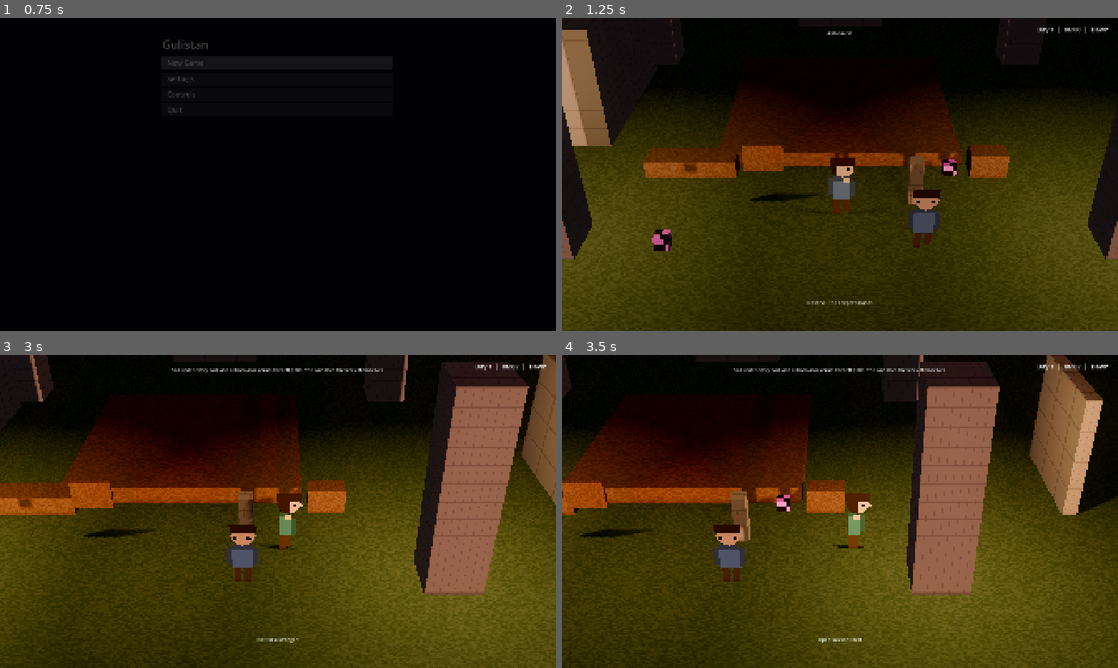
Above: before the commit, frames 1-4 (two rows, left to right).
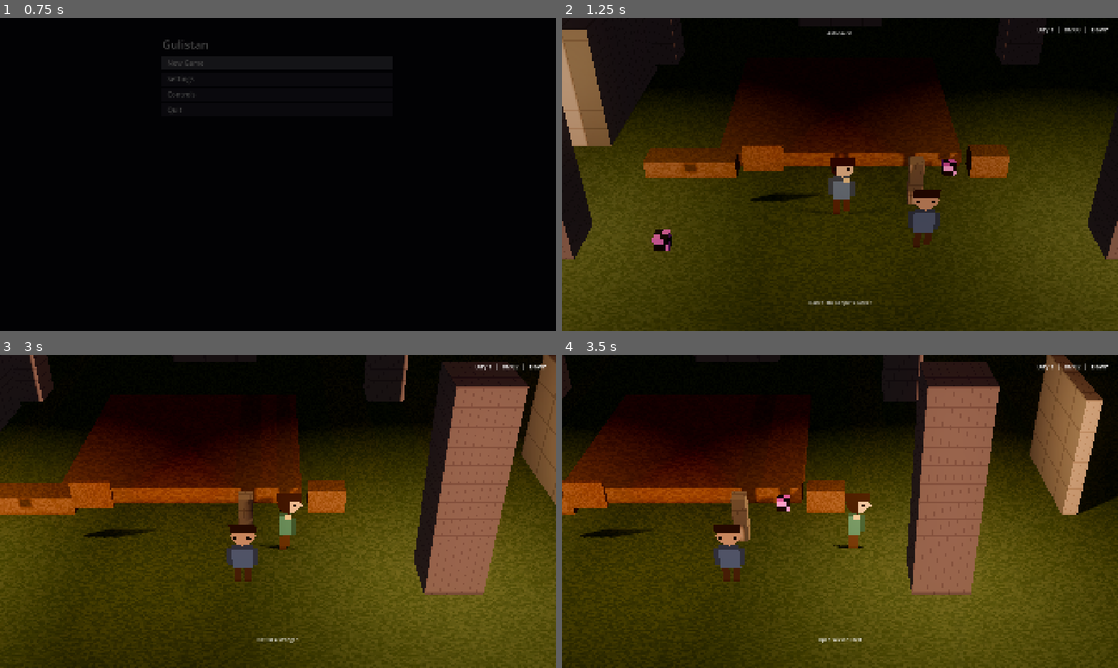
Above: after the commit, the same moments.

Repository: Raiyan-Bashar-29/HD-2D-game-base-non-combat-
Game: Godot game, scene res://scenes/boot/game_root.tscn
Same seed, same stepped clock (60 frames per second), same inputs: the game is played once before the commit and once after it.
Inputs (mouse positions are in pixels of both pictures, inside the frame that each line leads up to):
- Up to frame 1 (0.75 s): click "New Game" at 0.5 s
- Up to frame 2 (1.25 s): no input
- Up to frame 3 (3 s): tap Enter (ui_accept) at 1.25, 1.52 s; move the mouse to (400, 495) at 1.27 s; hold D (move_right) 1.28-2 s; tap E (interact) at 1.35 s; click (400, 495) at 1.42 s; tap Shift (run) at 1.55 s; drag from (166, 527) to (250, 574) at 2.02 s; move the mouse to (333, 442) at 2.77 s; hold D (move_right) from 2.78 s (still down); tap Mouse wheel up (cam_zoom_in) at 2.85 s
- Up to frame 4 (3.5 s): keep holding D (move_right); tap Shift (run) at 3.05 s

Frame 1 is identical in both runs. In frame 2, less than 0.1% of the frame differs, in the area x 44-56%, y 90-92%; in frame 3, 0.3%, in the area x 30-69%, y 4-6%; in frame 4, 0.3%.

Commit message:
T5.20: the selection nothing asserted, and the tie it got wrong
`interaction_test.gd`'s MUST NOT line has said since WP-02 that the
sensor's ranking "needs real geometry and belongs in a scene-level
test". That test was never written, so the rule every interactable
rests on -- the one the sensor's own header calls the actual problem it
solves, because "detection is trivial; selection is not" -- had no
assertion in a suite of 2,076, and `Speaker` and `Readable`, two of the
eleven prefabs `AUTHORING.md` tells a consuming game to place, had no
scene-level assertions at all. Gotcha 54's shape at the top of the
interaction stack: `interaction_test.gd` proved what an object does
once chosen, `turn_test.gd` proved the turn once it is, and between
them sat the decision neither made.

`tests/unit/selection_test.gd`, 24 assertions with real geometry.

AND IT FOUND A REAL DEFECT ON ITS FIRST RUN -- gotcha 73. `_select()`
broke a scoring tie with `a.name < b.name`, but `Node.name` is a
`StringName` and `<` on two of those compares their INTERNED ADDRESSES,
not their text, so ties were ordered by script and scene load order
while the comment above the line promised the NAME. Measured both ways
in one run, same pair: StringName said `Z_later < A_earlier`, String
said the opposite. The comment was half true, which is why it survived
eight rungs -- an address does not move, so the order WAS stable within
a run; it simply was never the name, so an author numbering two
overlapping objects to choose between them was ignored. One cast fixes
it. The first probe of the comparison said the language was innocent
and agreed by coincidence, which is gotcha 70 turned around.

`InteractionSensor` gains one public method, `cycle()`, because the
synchronous suite provably cannot press a key: `parse_input_event` is
buffered until a flush that never comes mid-run, and `action_press`
lands but then leaves the action reading `is_action_just_pressed()`
true for the whole run, which would cycle every other case's sensor.
Same reasoning as `is_suspended()`. The binding is still proved
windowed by `dev_stage.gd --cycle`.

MINOR, 4.4.0. Twelve rungs and seven checkers green; suite 2,076 ->
2,100, exit 0. Five plants, each failing a DIFFERENT set -- tie-break
reverted 3, priority term 1, facing term 1, cycle offset ignored 4,
lone-candidate guard 1 -- which is what says they are not one
assertion five times.

Co-Authored-By: Claude Opus 5 <noreply@anthropic.com>

Diff:
--- a/project.godot
+++ b/project.godot
@@ -62,7 +62,7 @@
 ; when the base gains something a game may ignore, the patch when nothing a game wrote is
 ; affected. That promise is stated in full in docs/UPGRADING.md and encoded in
 ; src/core/util/template_version.gd, which reads this setting and is what the boot banner prints.
-base/version="4.3.0"
+base/version="4.4.0"
 
 [debug]
 
--- a/src/gameplay/interaction/interaction_sensor.gd
+++ b/src/gameplay/interaction/interaction_sensor.gd
@@ -103,6 +103,32 @@
 	return _current
 
 
+## SELECT PAST THE CURRENT TARGET, and report whether there was anywhere to go. Returns false
+## when the player is beside a single object, which is the ordinary case and not a failure: the
+## caller then falls through to the interact key rather than swallowing it.
+##
+## PUBLIC, AND FOR THE REASON `is_suspended()` IS. The cycle used to live inline in
+## `_handle_input`, reachable only by pressing Tab — and the suite is synchronous, so it cannot
+## press anything: `Input.parse_input_event` is buffered until a main-loop flush that never
+## comes mid-run, and `Input.action_press` does land but leaves the action reading
+## `is_action_just_pressed() == true` for the whole run, because the process-frame counter never
+## advances inside one `_ready()`. That stuck key then cycles every OTHER case's sensor. So the
+## override that every overlapping object rests on was unassertable, and said so in
+## `interaction_test.gd`'s own MUST NOT line for four phases. The key binding is still proved
+## windowed, by `dev_stage.gd --cycle`; this is the decision it makes.
+func cycle() -> bool:
+	if _candidates.size() <= 1:
+		return false
+	_cycle += 1
+	_hold = 0.0
+	_current = _select()
+	_announce()
+	# Cycling is a deliberate change of target and always deserves the turn, on the same
+	# terms as any other: only while standing, which a cycling player always is.
+	_turn_to_target(true)
+	return true
+
+
 ## TURN THE PLAYER TOWARDS WHAT THE PROMPT IS OFFERING, at the two moments it means anything:
 ## the target changed, or they just came to a stop with one selected.
 ##
@@ -164,14 +190,7 @@
 		_hold = 0.0
 		return
 
-	if Input.is_action_just_pressed(Actions.INTERACT_CYCLE) and _candidates.size() > 1:
-		_cycle += 1
-		_hold = 0.0
-		_current = _select()
-		_announce()
-		# Cycling is a deliberate change of target and always deserves the turn, on the same
-		# terms as any other: only while standing, which a cycling player always is.
-		_turn_to_target(true)
+	if Input.is_action_just_pressed(Actions.INTERACT_CYCLE) and cycle():
 		return
 
 	var needed: float = hold_needed()
@@ -199,11 +218,21 @@
 		return null
 	# Stable order: score descending, then name, so physics callback order cannot reshuffle
 	# the prompt between frames.
+	#
+	# `String(...)`, AND THE CAST IS THE WHOLE OF WHY THIS LINE IS CORRECT. `Node.name` is a
+	# StringName, and `<` on two StringNames compares their INTERNED ADDRESSES rather than
+	# their text — so this read `a.name < b.name` for four phases and ordered ties by whichever
+	# name the engine happened to intern first, which is script and scene load order. Measured
+	# both ways in one run: for the same pair, StringName said `Z_later < A_earlier` and String
+	# said the opposite. The comment above was therefore half true — the order was stable within
+	# a run, because an address does not move — and half false, because it was never the NAME,
+	# so an author numbering two overlapping objects to choose between them was ignored, and the
+	# answer could differ between a fresh boot and the same objects reached another way.
 	ranked.sort_custom(func(a: Interactable, b: Interactable) -> bool:
 		var sa: float = _score(a)
 		var sb: float = _score(b)
 		if is_equal_approx(sa, sb):
-			return a.name < b.name
+			return String(a.name) < String(b.name)
 		return sa > sb)
 	return ranked[posmod(_cycle, ranked.size())]
 
--- a/tests/test_runner.gd
+++ b/tests/test_runner.gd
@@ -80,6 +80,7 @@
 	"res://tests/unit/settings_consumers_test.gd",
 	"res://tests/unit/settings_effects_test.gd",
 	"res://tests/unit/audio_duck_test.gd",
+	"res://tests/unit/selection_test.gd",
 ]
 
 var _passed: int = 0
--- a/tests/unit/interaction_test.gd
+++ b/tests/unit/interaction_test.gd
@@ -3,8 +3,9 @@
 ## simulated input: a gate that refuses until a lever is thrown, and object state that
 ## survives the object being destroyed and rebuilt.
 ##
-## OWNS: assertions about interactables. MUST NOT: assert on the sensor's ranking, which
-## needs real geometry and belongs in a scene-level test.
+## OWNS: assertions about interactables. MUST NOT: assert on the sensor's ranking, which needs
+## real geometry — that is `selection_test.gd`, which T5.20 finally wrote and which found the
+## tie-break defect this line's absence had been hiding since WP-02.
 
 var _gate: Gate = null
 var _lever: Lever = null
--- /dev/null
+++ b/tests/unit/selection_test.gd
@@ -0,0 +1,326 @@
+extends TestCase
+## SELECTION, WITH REAL GEOMETRY: which of several overlapping objects the sensor decides the
+## player means, and the override that lets them disagree.
+##
+## WHY THIS FILE EXISTS, IN ANOTHER FILE'S WORDS. `interaction_test.gd`'s MUST NOT line has said
+## since WP-02 that the ranking "needs real geometry and belongs in a scene-level test", and
+## that test was never written. So the rule EVERY interactable rests on — the one the sensor's
+## own header calls the actual problem it solves, because "detection is trivial; selection is
+## not" — was asserted nowhere, in a suite of two thousand assertions. This is gotcha 54's shape
+## at the top of the interaction stack: `interaction_test.gd` proves what an object DOES once it
+## is chosen, `turn_test.gd` proves the turn once it is, and between them sits the decision
+## neither one makes.
+##
+## THE SENSOR IS DRIVEN BY HAND, on `turn_test.gd`'s precedent: the suite is synchronous, so
+## `_physics_process` is called with a delta and candidates arrive by emitting
+## `Area3D.area_entered`. Both are public engine surfaces. Nothing here awaits a frame, and the
+## cycle goes through `InteractionSensor.cycle()` rather than through a faked keypress — see
+## that method's own header for why a faked one cannot work inside this suite.
+##
+## EVERY DISTANCE IS A FRACTION OF THE SENSOR'S OWN REACH, never a metre count. `max_distance`
+## is exported, so a consuming game that gives the player longer arms must not fail this file —
+## and a case that wrote 1.0 would. The same discipline `interaction_test.gd` applies to a
+## gate's shake amplitude.
+##
+## OWNS: the ranking — priority, then proximity, then facing, then the name tie-break — what
+##   falls out of the candidate set, the cycle override, and that `Readable` and `Speaker` reach
+##   the bus through a real selection.
+## MUST NOT: assert what any object DOES once chosen (interaction_test), re-assert the turn or
+##   its occasions (turn_test), or name demo content.
+
+## One physics step at 60Hz. The value is irrelevant to every assertion here; the CALL is not.
+const STEP: float = 1.0 / 60.0
+## Fast enough to re-aim `_track_facing`, whose own threshold is well below this.
+const WALK_SPEED: float = 2.0
+
+## Fractions of the sensor's reach, so nothing here hard-codes a metre.
+const CLOSE: float = 0.4
+const MIDDLE: float = 0.6
+const FAR: float = 0.8
+## Past the reach, so the score is -INF and the object leaves the RANKING without leaving the
+## candidate set — which is the distinction this case exists to be able to tell apart.
+const UNREACHABLE: float = 1.5
+
+const SIGN_SCENE: String = "res://scenes/objects/sign.tscn"
+const SPEAKER_SCENE: String = "res://scenes/objects/speaker.tscn"
+## Deliberately not in strings.csv: tr() returns a missing key unchanged, so the assertion
+## compares against the key itself and cannot pass by translation.
+const SIGN_TEXT: String = "fixture.sign.text"
+
+var _body: CharacterBody3D = null
+var _sensor: InteractionSensor = null
+var _reach: float = 0.0
+
+
+func run() -> void:
+	plan(24)
+	_priority_beats_proximity()
+	_proximity_decides_between_equal_priorities()
+	_facing_decides_between_equidistant_objects()
+	_a_tie_is_broken_by_name_not_by_arrival_order()
+	_out_of_reach_and_unavailable_leave_the_ranking()
+	_the_cycle_walks_the_ranking_and_wraps()
+	_a_lone_candidate_has_nothing_to_cycle_to()
+	_the_two_unasserted_prefabs_reach_the_bus_through_a_real_selection()
+
+
+## THE RULE THE SENSOR WAS BUILT FOR, quoted from its own header: "a player facing a lever with
+## a sign fractionally closer will press the button and read the sign, which reads as a bug."
+##
+## BOTH DIRECTIONS, because the first assertion alone would pass on a ranking that had simply
+## preferred the farther object. Dropping the priority to zero and re-ranking is what says the
+## AUTHORED INTENT was the cause: no geometry changed between these two frames.
+func _priority_beats_proximity() -> void:
+	_a_sensor()
+	var near: Interactable = _a_target("A_near", CLOSE)
+	var far: Interactable = _a_target("B_far", FAR)
+	far.interact_priority = 1
+	_sensor._physics_process(STEP)
+	equal("an authored priority takes the prompt from a nearer object",
+		_sensor.current() == far, true)
+
+	far.interact_priority = 0
+	_sensor._physics_process(STEP)
+	equal("and with the priority gone the nearer object takes it back, same geometry",
+		_sensor.current() == near, true)
+	_tear_down()
+
+
+## Equal priority, so the second term decides. Both sit on the same axis, which holds the facing
+## term identical between them and leaves distance as the only difference.
+func _proximity_decides_between_equal_priorities() -> void:
+	_a_sensor()
+	var near: Interactable = _a_target("A_near", CLOSE)
+	var far: Interactable = _a_target("B_far", FAR)
+	_sensor._physics_process(STEP)
+	equal("between equals the nearer object is the one meant", _sensor.current() == near, true)
+
+	# Move the world rather than the ranking: the object that WAS far is now the close one.
+	near.global_position = _ahead(FAR)
+	far.global_position = _ahead(CLOSE)
+	_sensor._physics_process(STEP)
+	equal("and the selection follows the geometry when the objects move",
+		_sensor.current() == far, true)
+	_tear_down()
+
+
+## THE FACING TERM, AND `_track_facing` WITH IT. Two objects the same distance away on opposite
+## sides: the one the player is pointing at wins, and walking the other way hands it over. That
+## second frame is the whole path rather than the arithmetic — it fails if velocity stops
+## reaching `_facing`, which no assertion anywhere else would notice.
+func _facing_decides_between_equidistant_objects() -> void:
+	_a_sensor()
+	var ahead: Interactable = _a_target("A_ahead", CLOSE)
+	var behind: Interactable = _a_target("B_behind", CLOSE)
+	behind.global_position = _ahead(-CLOSE)
+
+	_body.velocity = _forward() * WALK_SPEED
+	_sensor._physics_process(STEP)
+	equal("of two objects equally close, the one being faced is the one meant",
+		_sensor.current() == ahead, true)
+
+	_body.velocity = _forward() * -WALK_SPEED
+	_sensor._physics_process(STEP)
+	equal("and turning round hands the prompt to the other one, nothing having moved",
+		_sensor.current() == behind, true)
+	_tear_down()
+
+
+## THE TIE-BREAK, which the sensor's header justifies as stability: "ties are broken by node name
+## so the order is stable frame to frame rather than dependent on physics callback order."
+##
+## THE TWO OBJECTS ARE AT THE SAME POINT, so every scored term is identical and the name is the
+## only thing left. AND THEY ARE HANDED OVER IN REVERSE NAME ORDER, which is the half that can
+## actually fail: a sort that had quietly become a no-op would return the first CANDIDATE, and
+## with the candidates arriving in name order that is the same answer the rule gives.
+func _a_tie_is_broken_by_name_not_by_arrival_order() -> void:
+	_a_sensor()
+	var later: Interactable = _a_target("Z_later", CLOSE)
+	var earlier: Interactable = _a_target("A_earlier", CLOSE)
+	_sensor._physics_process(STEP)
+	equal("the earlier name wins a dead tie", _sensor.current() == earlier, true)
+	equal("and not the one that was handed over first", _sensor.current() == later, false)
+
+	_sensor._physics_process(STEP)
+	equal("and it is the same object on the next frame, which is what stable means",
+		_sensor.current() == earlier, true)
+	_tear_down()
+
+
+## WHAT IS IN THE CANDIDATE SET AND NOT IN THE RANKING. Both exclusions are reversed in place, so
+## neither assertion can be satisfied by a sensor that simply never selected anything — which a
+## bare "it is null" would be.
+func _out_of_reach_and_unavailable_leave_the_ranking() -> void:
+	_a_sensor()
+	var target: Interactable = _a_target("A_only", UNREACHABLE)
+	_sensor._physics_process(STEP)
+	equal("an object past the sensor's reach is a candidate and not a choice",
+		_sensor.current() == null, true)
+
+	target.global_position = _ahead(CLOSE)
+	_sensor._physics_process(STEP)
+	equal("and it becomes the choice the moment it is in reach",
+		_sensor.current() == target, true)
+
+	# set_available, not the field: it emits availability_changed, which is the path the game
+	# takes when a gate unlocks beside a player already standing there.
+	target.set_available(false)
+	_sensor._physics_process(STEP)
+	equal("an object present but inert is not offered", _sensor.current() == null, true)
+	_tear_down()
+
+
+## THE OVERRIDE. Three objects at three distances, so the ranking is total and known, and the
+## cycle walks it in order and comes back round.
+##
+## THE LAST ASSERTION IS THE ONE WITH TEETH. `_physics_process` re-selects every frame, so if the
+## cycle offset were reset there — which is exactly what happens when the ranking's best changes
+## — the player's deliberate choice would be silently taken back one frame later, and the four
+## assertions above it would every one still pass.
+func _the_cycle_walks_the_ranking_and_wraps() -> void:
+	_a_sensor()
+	var first: Interactable = _a_target("A_first", CLOSE)
+	var second: Interactable = _a_target("B_second", MIDDLE)
+	var third: Interactable = _a_target("C_third", FAR)
+	_sensor._physics_process(STEP)
+	equal("the ranking's own best is what the player is offered first",
+		_sensor.current() == first, true)
+
+	equal("cycling once offers the second in the ranking", _cycled() == second, true)
+	equal("cycling again offers the third", _cycled() == third, true)
+	equal("and cycling past the end comes back round to the first", _cycled() == first, true)
+
+	var chosen: Interactable = _cycled()
+	_sensor._physics_process(STEP)
+	equal("a cycled choice survives the next frame rather than being re-ranked away",
+		_sensor.current() == chosen, true)
+	_tear_down()
+
+
+## A PLAYER BESIDE ONE OBJECT, which is most of the game. The cycle must report that it did
+## nothing, because its caller falls through to the interact key on a false — so a `cycle()` that
+## returned true here would swallow the button beside every solitary object in the world.
+func _a_lone_candidate_has_nothing_to_cycle_to() -> void:
+	_a_sensor()
+	var only: Interactable = _a_target("A_only", CLOSE)
+	_sensor._physics_process(STEP)
+	equal("a lone candidate reports that there was nowhere to cycle", _sensor.cycle(), false)
+	equal("and leaves the player holding the object they already had",
+		_sensor.current() == only, true)
+	_tear_down()
+
+
+## `Readable` AND `Speaker`, THE TWO PREFABS `AUTHORING.md` TELLS A CONSUMER TO PLACE AND WHICH
+## NOTHING ASSERTED. Both are reached the way the game reaches them — ranked out of a set of two
+## overlapping objects, then attempted through whatever `current()` handed back — so what fails
+## if the wire is cut is the ask on the bus, not a method call this file chose to make.
+##
+## THE SHIPPED PREFABS, not `Readable.new()`: an authored `.tscn` is what a consuming game
+## instances, and its script, its verb and its reach shape are part of what is promised.
+func _the_two_unasserted_prefabs_reach_the_bus_through_a_real_selection() -> void:
+	# The fixture conversation must be on disk before a speaker naming it does anything but
+	# refuse, and this case may run before whichever one installs it.
+	Fixtures.activate()
+	_a_sensor()
+	var asks: Array[Array] = []
+	var on_text: Callable = func(key: String, _seconds: float, _args: Dictionary) -> void:
+		asks.append(["text", key])
+	var on_talk: Callable = func(talk_id: StringName) -> void:
+		asks.append(["talk", String(talk_id)])
+	Events.notify_requested.connect(on_text)
+	Events.dialogue_requested.connect(on_talk)
+
+	# Configured BEFORE attaching, all three of them: `object_id` is forwarded in `_enter_tree`
+	# (gotcha 8), and both prefabs' `_ready` complains about a key or an id it does not have yet.
+	var board: Readable = build(SIGN_SCENE) as Readable
+	board.object_id = &"t_sign"
+	board.text_key = SIGN_TEXT
+	board.label_key = "fixture.target.label"
+	attach(board)
+	_place(board, CLOSE)
+	var mouth: Speaker = build(SPEAKER_SCENE) as Speaker
+	mouth.conversation_id = FixtureContent.TALK
+	mouth.label_key = "fixture.target.label"
+	attach(mouth)
+	_place(mouth, FAR)
+
+	_sensor._physics_process(STEP)
+	equal("the nearer of the two shipped prefabs is the one selected",
+		_sensor.current() == board, true)
+	equal("and attempting what the sensor selected succeeds", _attempt_current(), true)
+	equal("the cycle reaches the speaker behind it", _cycled() == mouth, true)
+	equal("and attempting that succeeds too", _attempt_current(), true)
+	equal("each prefab asked the bus for its own thing, once, in that order",
+		asks == [["text", SIGN_TEXT], ["talk", String(FixtureContent.TALK)]], true)
+
+	Events.notify_requested.disconnect(on_text)
+	Events.dialogue_requested.disconnect(on_talk)
+	_tear_down()
+
+
+## Attempt whatever is selected, through the sensor rather than through a saved reference, so a
+## selection that had quietly become null fails here instead of asserting against the wrong node.
+func _attempt_current() -> bool:
+	var chosen: Interactable = _sensor.current()
+	if chosen == null:
+		return false
+	return chosen.attempt(_body)
+
+
+## Cycle, then report what the player now holds. One helper so a case reads as the sequence of
+## presses it describes.
+func _cycled() -> Interactable:
+	_sensor.cycle()
+	return _sensor.current()
+
+
+## A body with a sensor under it, exactly as the shipped player is built. Built by hand rather
+## than instantiated, so this file names no scene the demo owns and survives its deletion.
+##
+## THE BODY IS AT THE ORIGIN AND EVERY TARGET IS PLACED RELATIVE TO THE SENSOR, so no assertion
+## here depends on where anything is in world space.
+func _a_sensor() -> void:
+	_body = CharacterBody3D.new()
+	_sensor = InteractionSensor.new()
+	_body.add_child(_sensor)
+	attach(_body)
+	_reach = _sensor.max_distance
+
+
+## A bare interactable in the candidate set, handed over the way physics would hand it over.
+## `Interactable` itself rather than a subclass: the sensor ranks the base class, and nothing
+## about a ranking needs an object that DOES anything.
+func _a_target(node_name: String, at: float) -> Interactable:
+	var target := Interactable.new()
+	target.name = node_name
+	target.label_key = "fixture.target.label"
+	attach(target)
+	_place(target, at)
+	return target
+
+
+## Put an object where the case says, and tell the sensor it arrived.
+func _place(target: Interactable, at: float) -> void:
+	target.global_position = _ahead(at)
+	_sensor.area_entered.emit(target)
+
+
+## The direction the sensor's facing starts at, read from the node rather than written down.
+func _forward() -> Vector3:
+	return _sensor.global_transform.basis * Vector3.FORWARD
+
+
+## A point the given fraction of the sensor's reach in front of it. Negative is behind.
+func _ahead(fraction: float) -> Vector3:
+	return _sensor.global_position + _forward() * _reach * fraction
+
+
+## Free the body and every target with it — anything left alive at exit buries a real error in a
+## wall of leaked-RID complaints.
+func _tear_down() -> void:
+	for child: Node in get_children():
+		if child is Interactable:
+			child.free()
+	_body.free()
+	_body = null
+	_sensor = null
Not shown, added: tests/unit/selection_test.gd.uid
Not shown, changed: CLAUDE.md
Not shown, changed: docs/CHANGELOG.md
Not shown, changed: docs/CONTEXT.md
Not shown, changed: docs/DEVLOG.md
Not shown, changed: docs/ROADMAP.md
Not shown, changed: docs/SYSTEMS_INVENTORY.md
Not shown, changed: docs/TESTING.md
Not shown, changed: docs/WORK_PACKAGES.md
